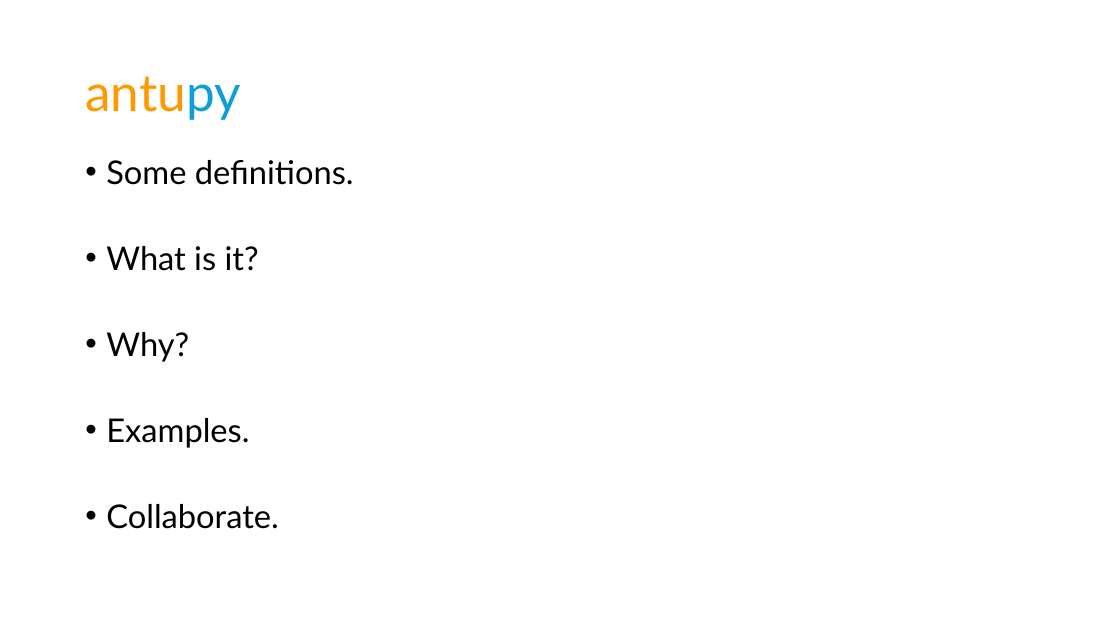
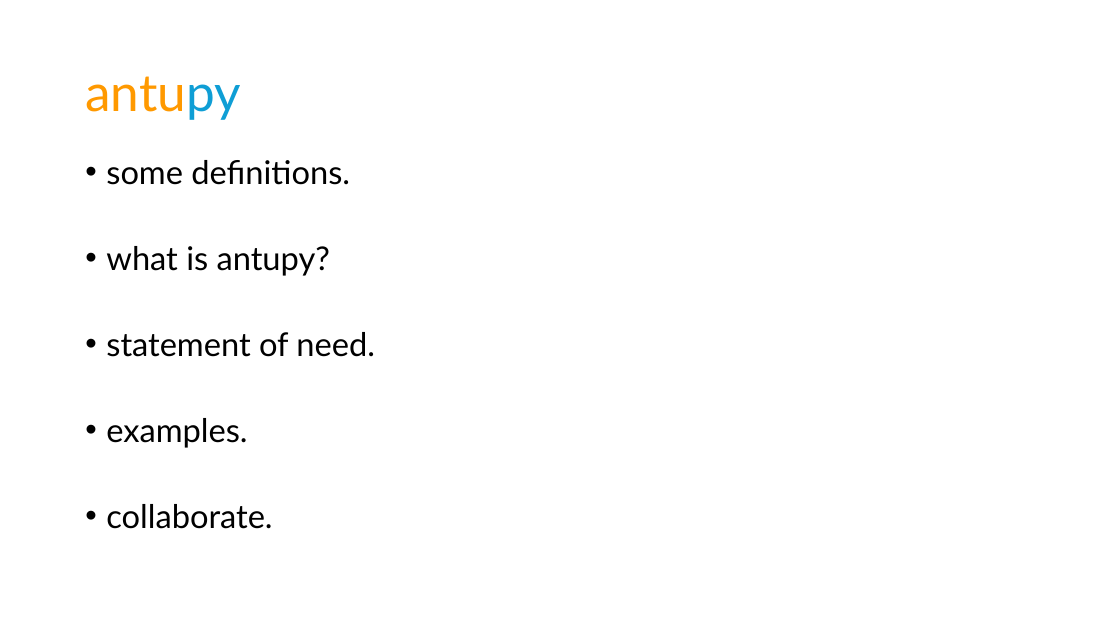
Before and after one commit to DavidSaldivia/antupy, a slide deck: slide 2 of tuts/antupy.pptx. Drawn at 1120x630 pixels with LibreOffice and Linux fonts; fonts in the diff are those of the drawing. Boxes give left, top, right and bottom in pixels: in the first picture for what was removed or moved away, otherwise in the second. Text is boxed around its words. In the diff, an @@ line names an element or a change of style, - is before the commit and + after.

```diff
--- a/tuts/antupy.pptx
+++ b/tuts/antupy.pptx
@@ text at (x1=106, y1=160, x2=375, y2=529): text changed @@
-• Some definitions.
-• What is it?
-• Why?
-• Examples.
-• Collaborate.
+• some definitions.
+• what is antupy?
+• statement of need.
+• examples.
+• collaborate.
```
Also in this commit, not shown: 4 other slides changed, 1 slide added, 4 other files.
